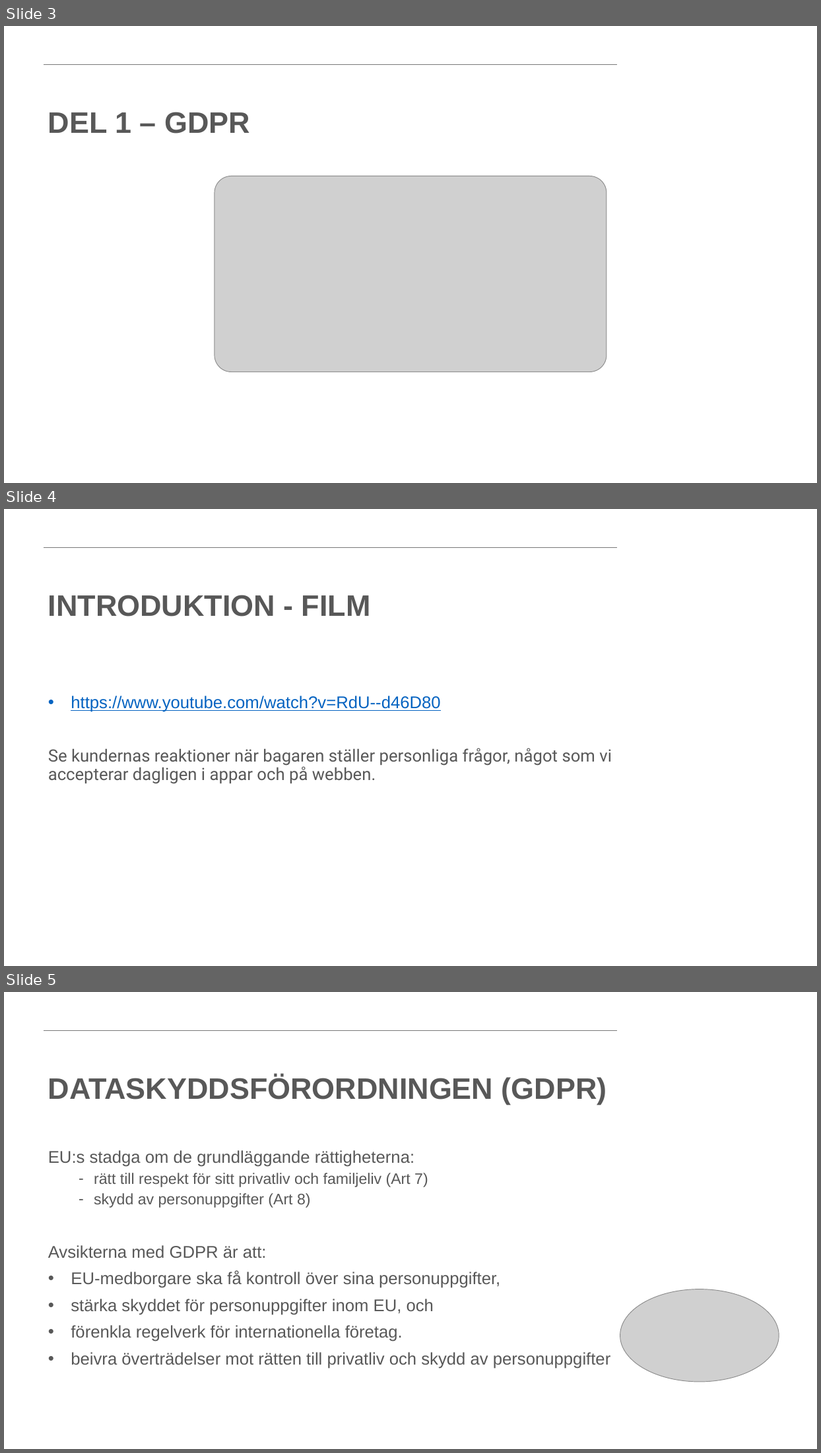
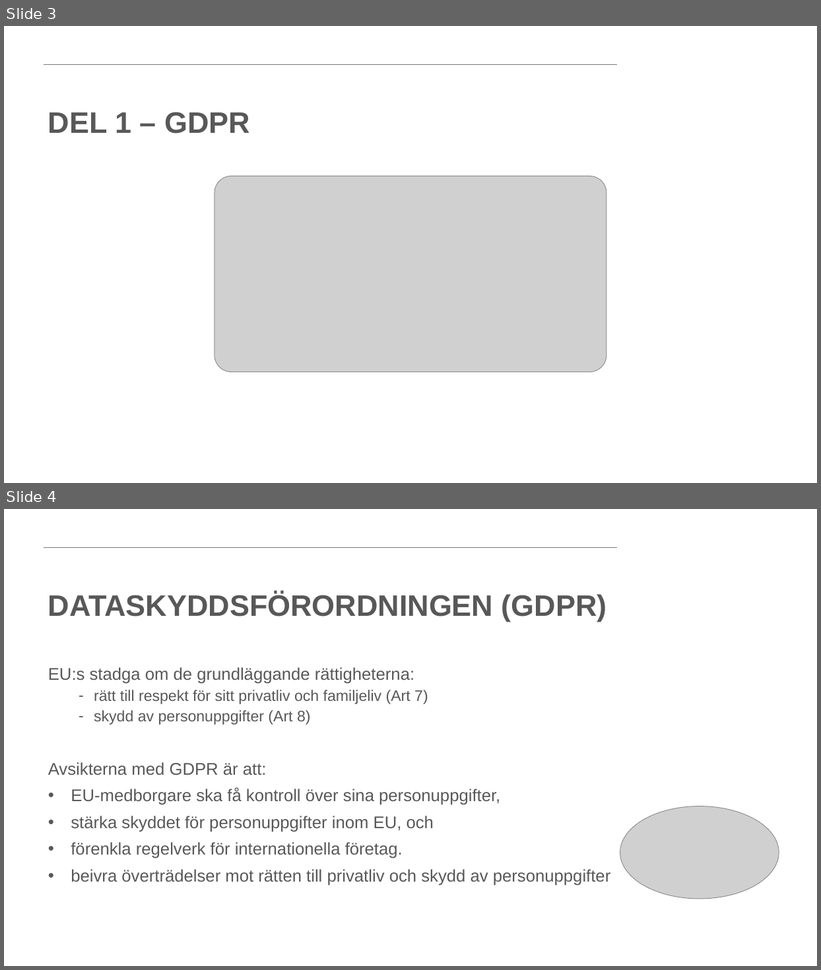
Before and after one commit to PeppeL-G/course-material, a slide deck: src/lectures/gdpr/gdpr.pptx. Shown one above the other, each under a label of ours: slides 3, 4 and 5 before the commit, slides 3 and 4 after it. The pictures are 821x1453 and 821x970 pixels, drawn with LibreOffice and Linux fonts; fonts in the diff are those of the drawing; grey boxes stand for pictures; background and template pictures are left out. Boxes give left, top, right and bottom in pixels: in the first picture for what was removed or moved away, otherwise in the second. Text is boxed around its words. In the diff, an @@ line names an element or a change of style, - is before the commit and + after.

```diff
--- a/src/lectures/gdpr/gdpr.pptx
+++ b/src/lectures/gdpr/gdpr.pptx
@@ slide 4 removed at <box>4,509,817,966</box>, background #FFFFFF; not listed: 1 template element that a slide beside it also shows @@
@@ title removed at <box>48,595,371,617</box> @@
-INTRODUKTION - FILM
@@ text removed at <box>48,696,612,784</box> @@
-• https://www.youtube.com/watch?v=RdU--d46D80
-Se kundernas reaktioner när bagaren ställer personliga frågor, något som vi accepterar dagligen i appar och på webben.
@@ what was slide 5 is now slide 4 @@
```
Also in this commit, not shown: 9 slides changed, 1 slide added, 2 other files.
